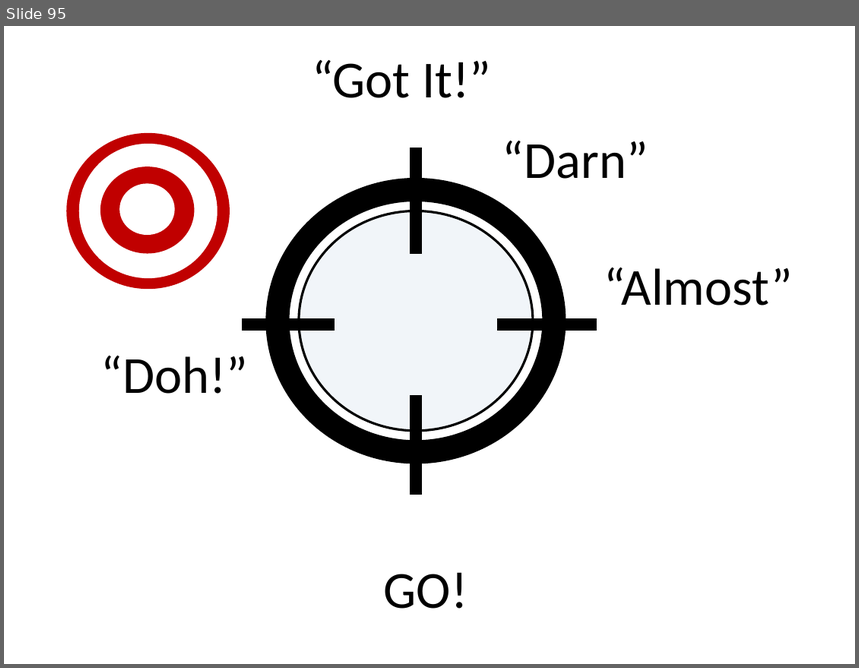
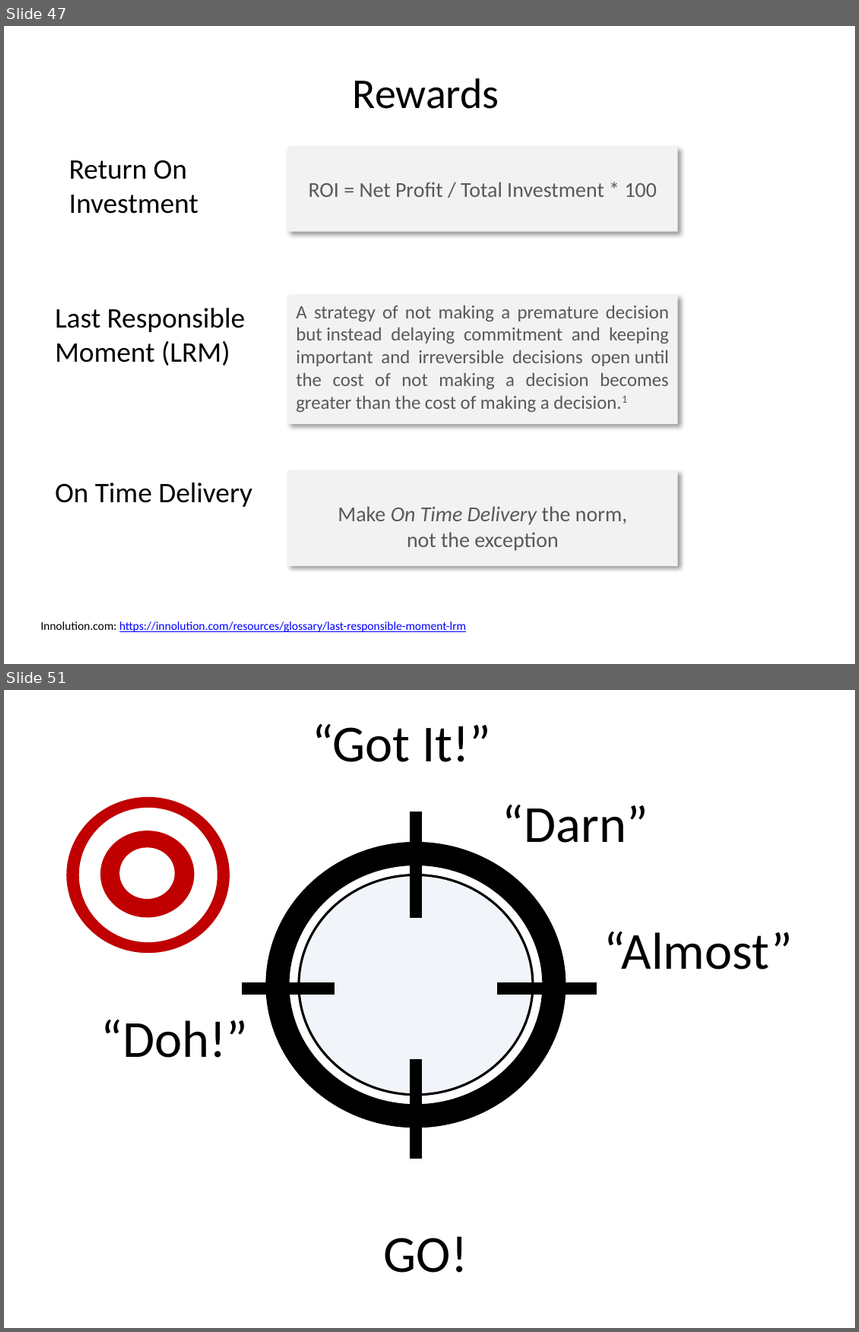
Before and after one commit to dsietz/daas, a slide deck: doc/Data as a Service.pptx. Shown one above the other, each under a label of ours: slide 95 before the commit, slides 47 and 51 after it; the slides between them are not shown. The pictures are 859x668 and 859x1332 pixels, drawn with LibreOffice and Linux fonts; fonts in the diff are those of the drawing. Boxes give left, top, right and bottom in pixels: in the first picture for what was removed or moved away, otherwise in the second. Text is boxed around its words. In the diff, an @@ line names an element or a change of style, - is before the commit and + after.

```diff
--- a/doc/Data as a Service.pptx
+++ b/doc/Data as a Service.pptx
@@ slide 47 added at (x1=4, y1=26, x2=855, y2=664), background #FFFFFF @@
@@ text added at (x1=353, y1=78, x2=500, y2=109), 36 pt, text #000000 @@
+Rewards
@@ text added at (x1=69, y1=160, x2=199, y2=214), 24 pt, text #000000 @@
+Return On Investment
@@ rectangle added at (x1=287, y1=147, x2=677, y2=232), fill #F2F2F2, 18 pt, text #595959 @@
+ROI = Net Profit / Total Investment * 100
@@ rectangle added at (x1=287, y1=296, x2=677, y2=424), fill #F2F2F2, 16 pt, text #595959 @@
+A strategy of not making a premature decision but instead delaying commitment and keeping important and irreversible decisions open until the cost of not making a decision becomes greater than the cost of making a decision.1
@@ text added at (x1=55, y1=308, x2=246, y2=366), 24 pt, text #000000 @@
+Last Responsible Moment (LRM)
@@ rectangle added at (x1=287, y1=471, x2=677, y2=566), fill #F2F2F2, 18 pt, text #595959 @@
+Make On Time Delivery the norm,
+not the exception
@@ text added at (x1=55, y1=483, x2=253, y2=507), 24 pt, text #000000 @@
+On Time Delivery
@@ text added at (x1=40, y1=622, x2=466, y2=632), 10 pt, text #0000FF, underline @@
+Innolution.com: https://innolution.com/resources/glossary/last-responsible-moment-lrm
@@ what was slide 95 is now slide 51 @@
```
Also in this commit, not shown: 7 slides changed, 5 other slides added, 50 slides removed.
